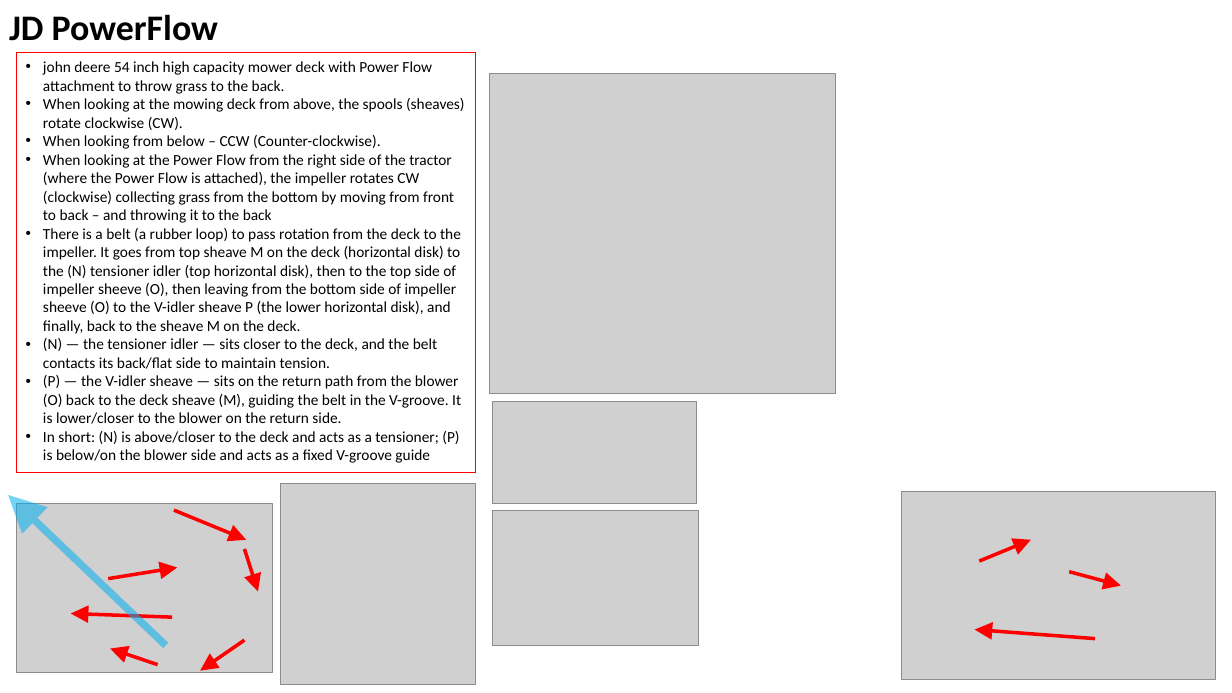
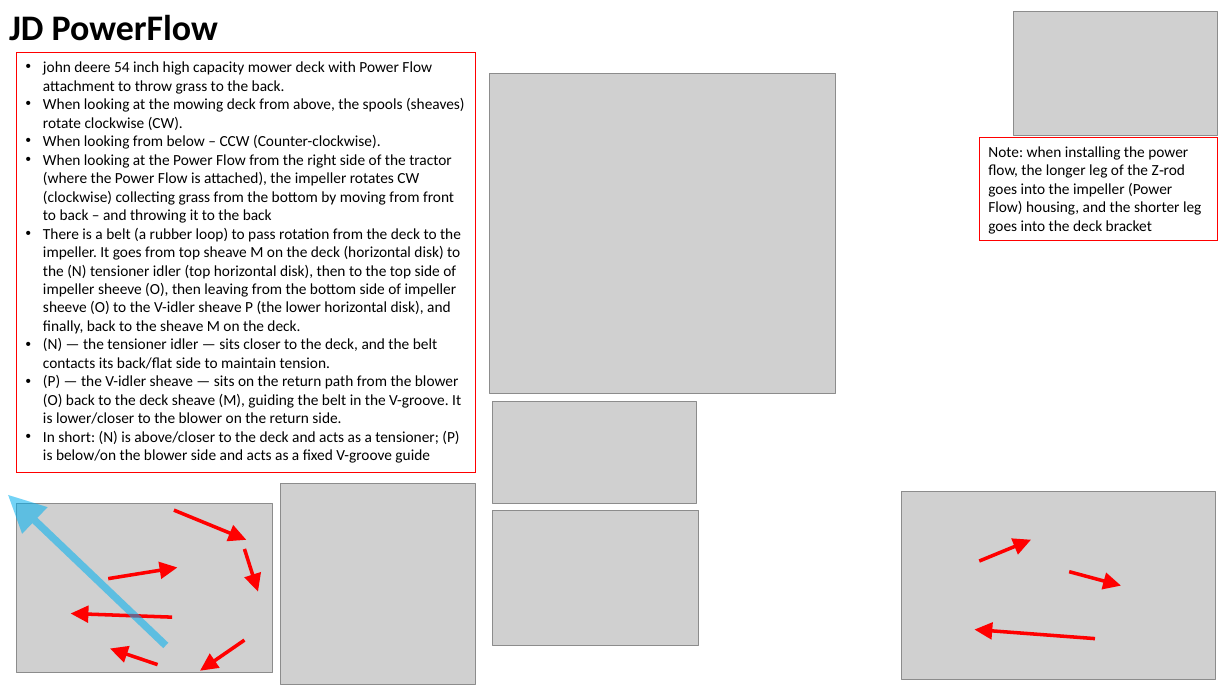
Before and after one commit to lselector/misc_farm, a slide deck: slide 11 of tractor_jd_1025r_X758.pptx. Drawn at 1232x693 pixels with LibreOffice and Linux fonts; fonts in the diff are those of the drawing; grey boxes stand for pictures. Boxes give left, top, right and bottom in pixels: in the first picture for what was removed or moved away, otherwise in the second. Text is boxed around its words. In the diff, an @@ line names an element or a change of style, - is before the commit and + after.

```diff
--- a/tractor_jd_1025r_X758.pptx
+++ b/tractor_jd_1025r_X758.pptx
@@ picture added at (1013,12,1217,135) @@
@@ rectangle added at (980,138,1217,240), outline #FF0000 0.75 pt, 12 pt, text #000000 @@
+Note: when installing the power flow, the longer leg of the Z‑rod goes into the impeller (Power Flow) housing, and the shorter leg goes into the deck bracket
```
Also in this commit, not shown: 1 other slide changed.
